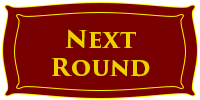
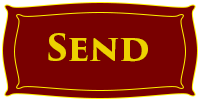
Layered file, before and after one edit (200×100). Changes by layer:
painted on "txLayer" over [48, 29, 150, 77]
